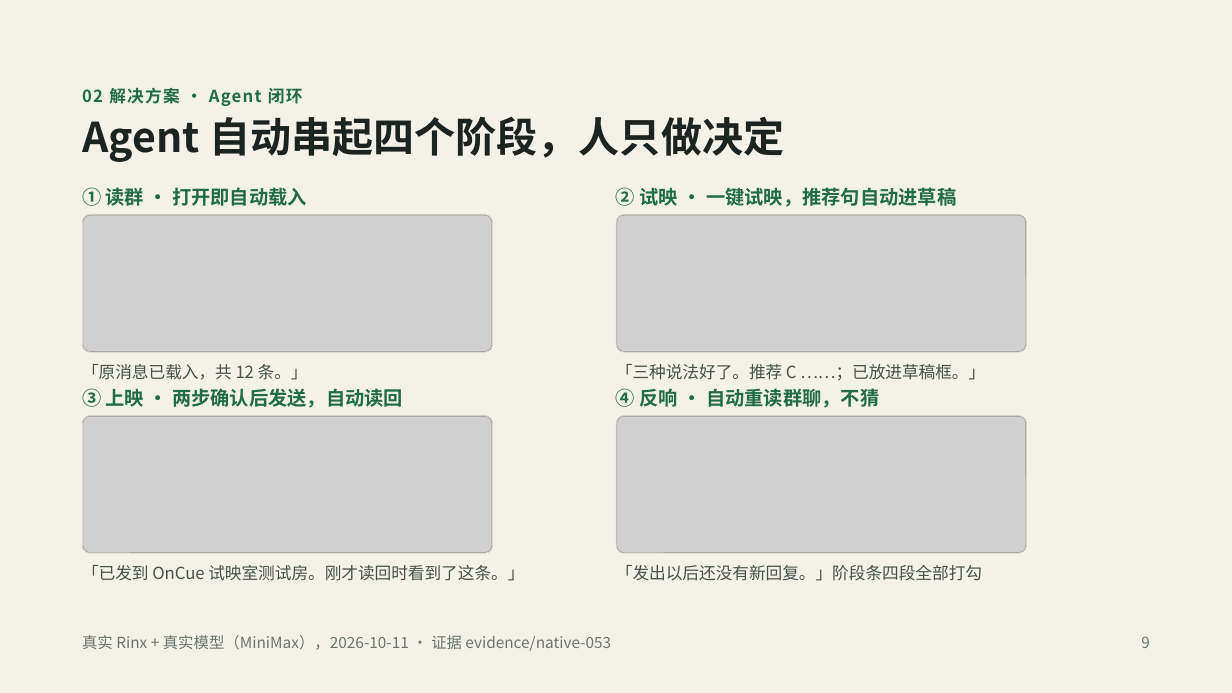
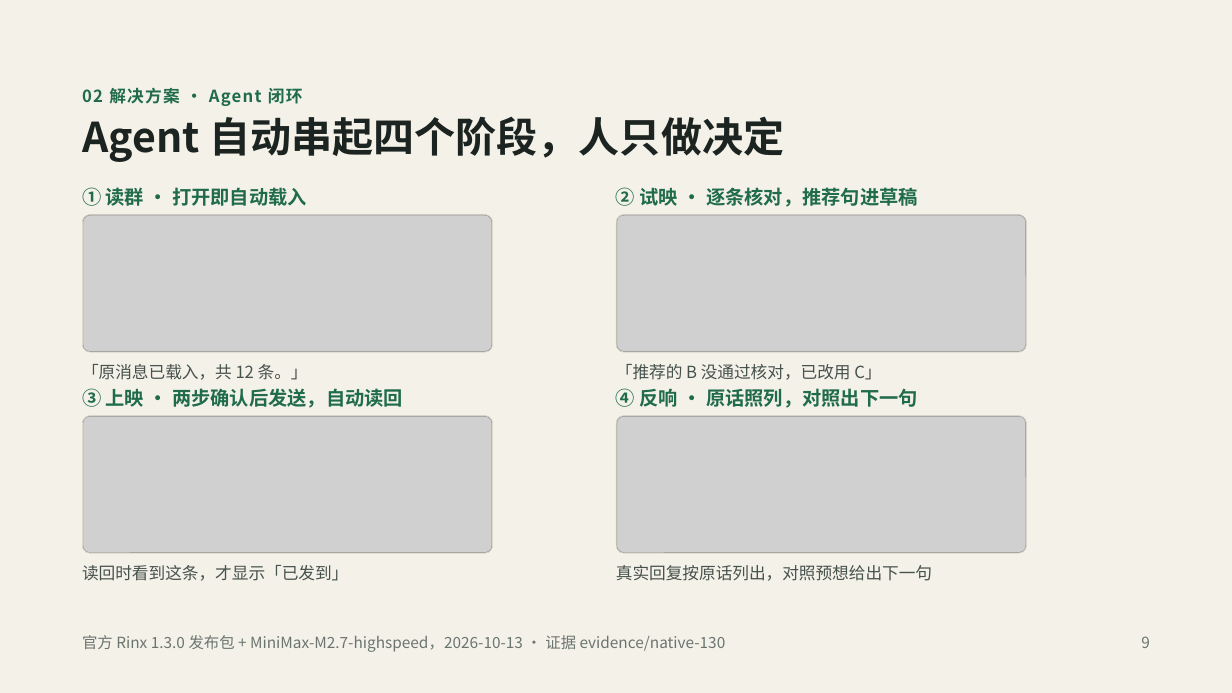
Before and after one commit to codezzzsleep/OnCue, a slide deck: slide 9 of OnCue 复赛说明.pptx. Drawn at 1232x693 pixels with LibreOffice and Linux fonts; fonts in the diff are those of the drawing; grey boxes stand for pictures. Boxes give left, top, right and bottom in pixels: in the first picture for what was removed or moved away, otherwise in the second. Text is boxed around its words. In the diff, an @@ line names an element or a change of style, - is before the commit and + after.

Commit message:
0.5.3 证据与文档：官方 1.3.0 真机闭环证据（含 N16 与第二账号反响）、演示视频归位与说明、更新 PPT 副本与宿主基线文档

```diff
--- a/OnCue 复赛说明.pptx
+++ b/OnCue 复赛说明.pptx
@@ text at (616,187,918,207): text changed @@
-② 试映 · 一键试映，推荐句自动进草稿
+② 试映 · 逐条核对，推荐句进草稿
@@ text at (616,364,881,380): text changed @@
-「三种说法好了。推荐 C ……；已放进草稿框。」
+「推荐的 B 没通过核对，已改用 C」
@@ text at (616,388,918,408): text changed @@
-④ 反响 · 自动重读群聊，不猜
+④ 反响 · 原话照列，对照出下一句
@@ text at (82,565,348,581): text changed @@
-「已发到 OnCue 试映室测试房。刚才读回时看到了这条。」
+读回时看到这条，才显示「已发到」
@@ text at (616,565,932,581): text changed @@
-「发出以后还没有新回复。」阶段条四段全部打勾
+真实回复按原话列出，对照预想给出下一句
@@ text at (82,635,726,652): text changed @@
-真实 Rinx + 真实模型（MiniMax），2026-10-11 · 证据 evidence/native-053
+官方 Rinx 1.3.0 发布包 + MiniMax-M2.7-highspeed，2026-10-13 · 证据 evidence/native-130
```
Also in this commit, not shown: 3 other slides changed, 22 other files.
